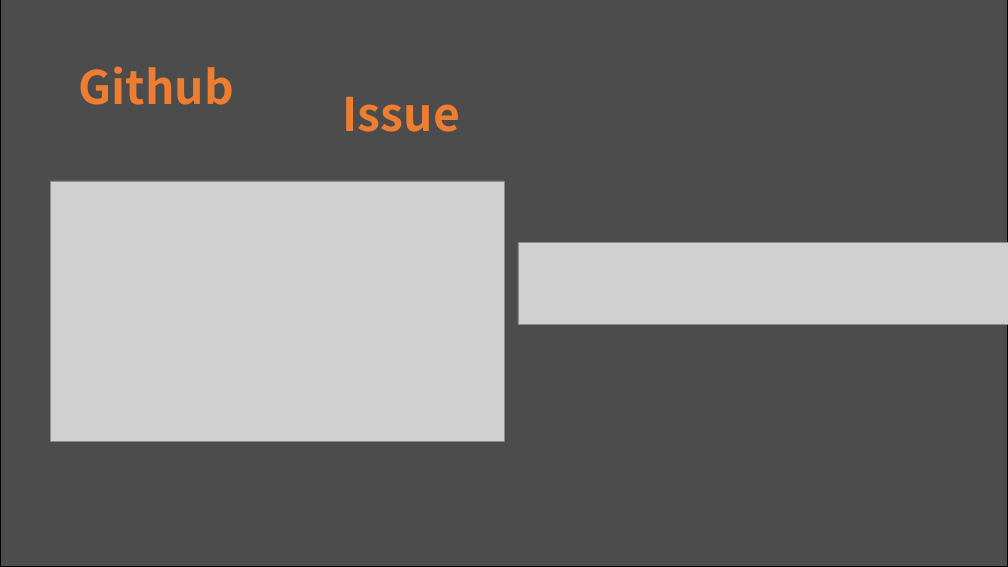
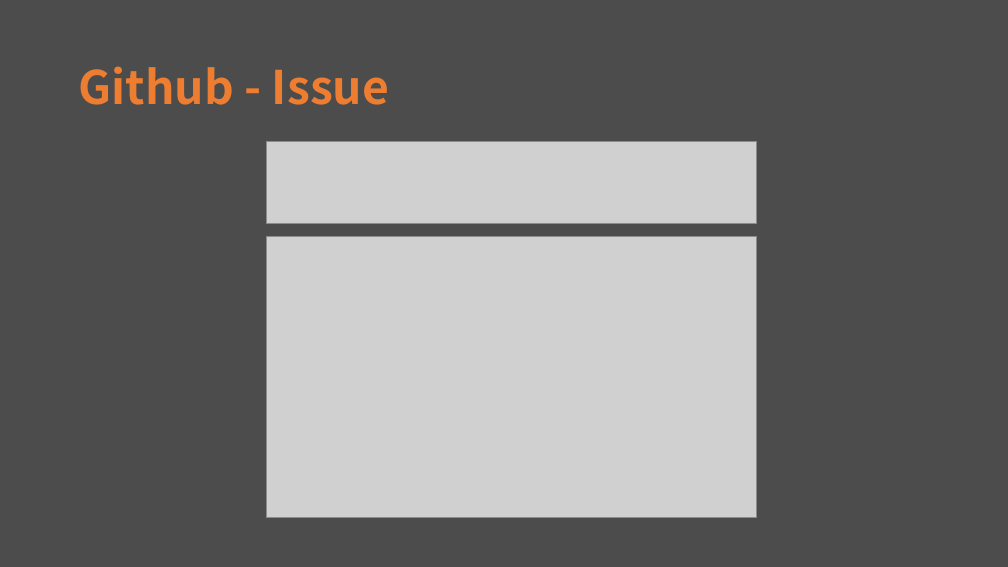
Before and after one commit to hbseo/desktop_calculator, a slide deck: slide 11 of simpsons.pptx. Drawn at 1008x567 pixels with LibreOffice and Linux fonts; fonts in the diff are those of the drawing; grey boxes stand for pictures. Boxes give left, top, right and bottom in pixels: in the first picture for what was removed or moved away, otherwise in the second. Text is boxed around its words. In the diff, an @@ line names an element or a change of style, - is before the commit and + after.

Commit message:
[20161122] Github Pt Update

```diff
--- a/simpsons.pptx
+++ b/simpsons.pptx
@@ background #FFFFFF to #4C4C4C @@
@@ rectangle removed at <box>0,0,1008,567</box> @@
@@ text at <box>79,66,389,105</box>: text changed @@
-Github
+Github - Issue
@@ text removed at <box>343,97,460,132</box> @@
-Issue
@@ picture: place and size @@
-picture at <box>518,243,1008,325</box>
+picture at <box>267,141,757,224</box>
@@ picture: place and size @@
-picture at <box>51,181,504,441</box>
+picture at <box>267,237,757,518</box>
```
Also in this commit, not shown: 12 other slides changed.
